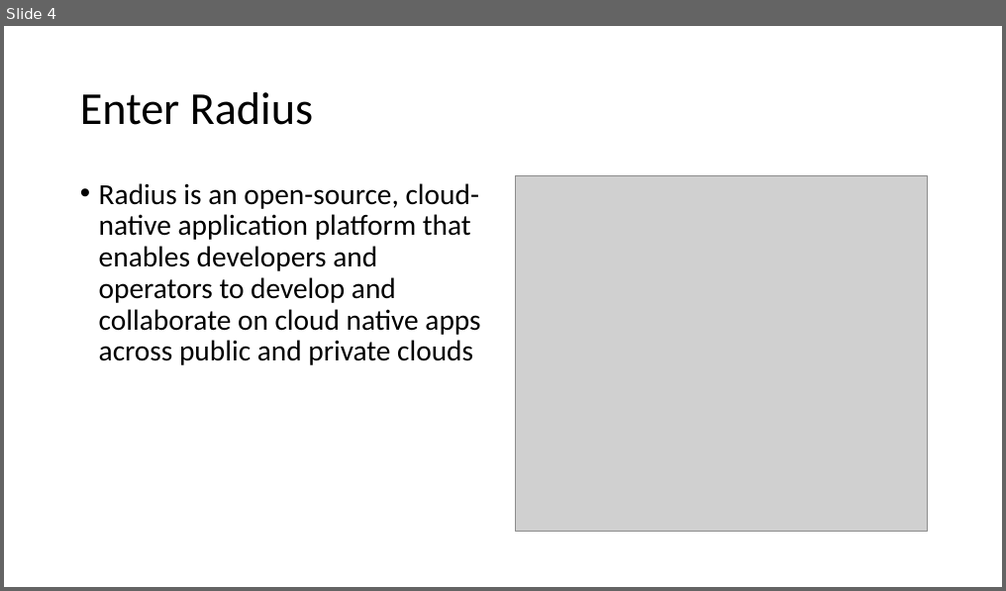
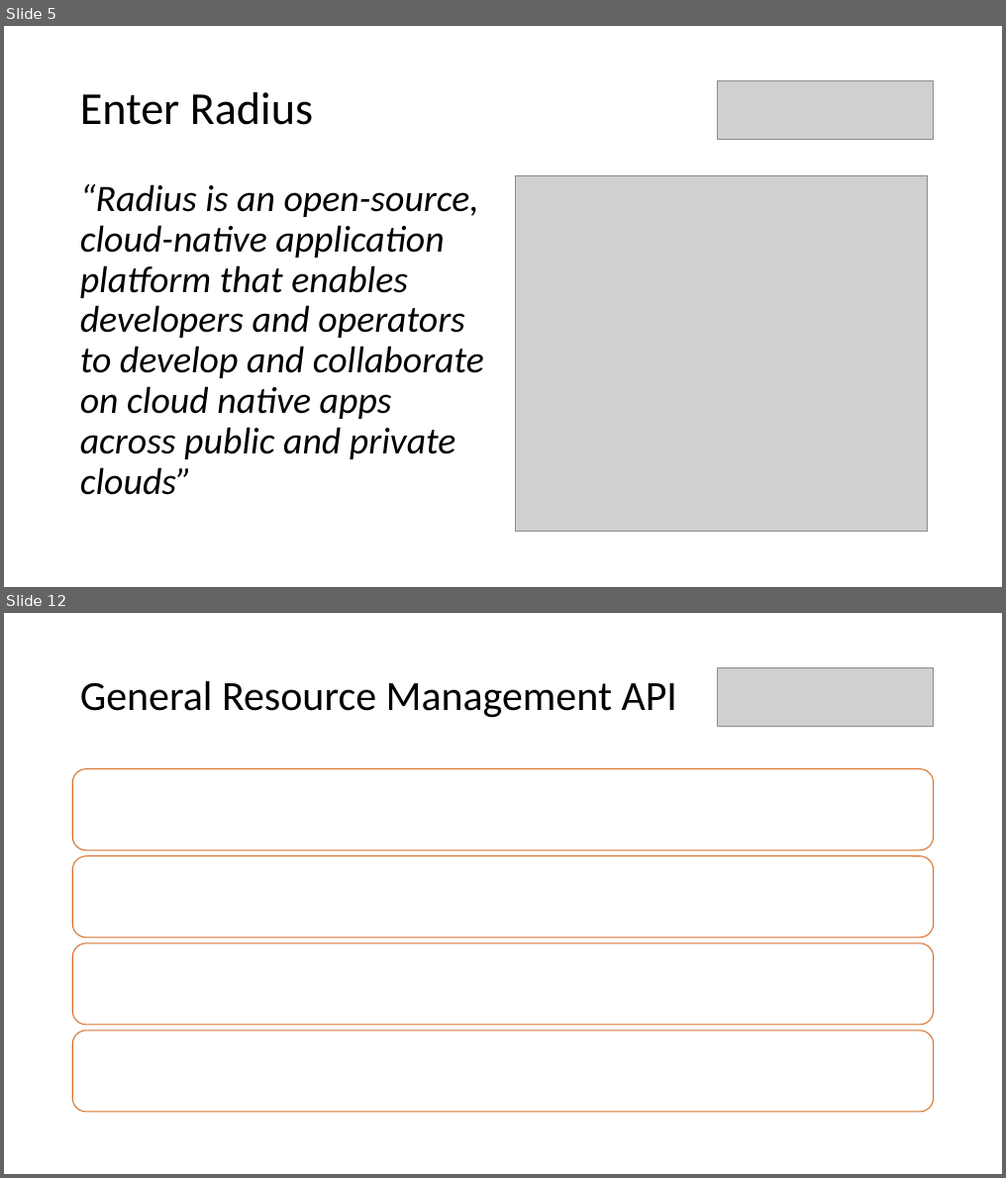
Before and after one commit to willvelida/talks, a slide deck: intro-to-radius/Presentation.pptx. Shown one above the other, each under a label of ours: slide 4 before the commit, slides 5 and 12 after it; the slides between them are not shown. The pictures are 1006x591 and 1006x1178 pixels, drawn with LibreOffice and Linux fonts; fonts in the diff are those of the drawing; grey boxes stand for pictures. Boxes give left, top, right and bottom in pixels: in the first picture for what was removed or moved away, otherwise in the second. Text is boxed around its words. In the diff, an @@ line names an element or a change of style, - is before the commit and + after.

Commit message:
Adding Radius talk

```diff
--- a/intro-to-radius/Presentation.pptx
+++ b/intro-to-radius/Presentation.pptx
@@ slide 12 added at (4, 613, 1002, 1174), background #FFFFFF @@
@@ picture added at (718, 667, 934, 727) @@
@@ title added at (80, 681, 677, 718), 40 pt, text #000000 @@
+General Resource Management API
@@ group added at (73, 769, 934, 1112): 4 rounded rectangles @@
@@ what was slide 4 is now slide 5 @@
@@ slide 5 changed as well @@
@@ picture added at (718, 80, 934, 140) @@
@@ text at (80, 184, 484, 495): text changed; size 28 to 36 pt; italic on @@
-• Radius is an open-source, cloud-native application platform that enables developers and operators to develop and collaborate on cloud native apps across public and private clouds
+“Radius is an open-source, cloud-native application platform that enables developers and operators to develop and collaborate on cloud native apps across public and private clouds”
```
Also in this commit, not shown: 8 other slides changed, 7 other slides added, 1 slide removed, 8 other files.
